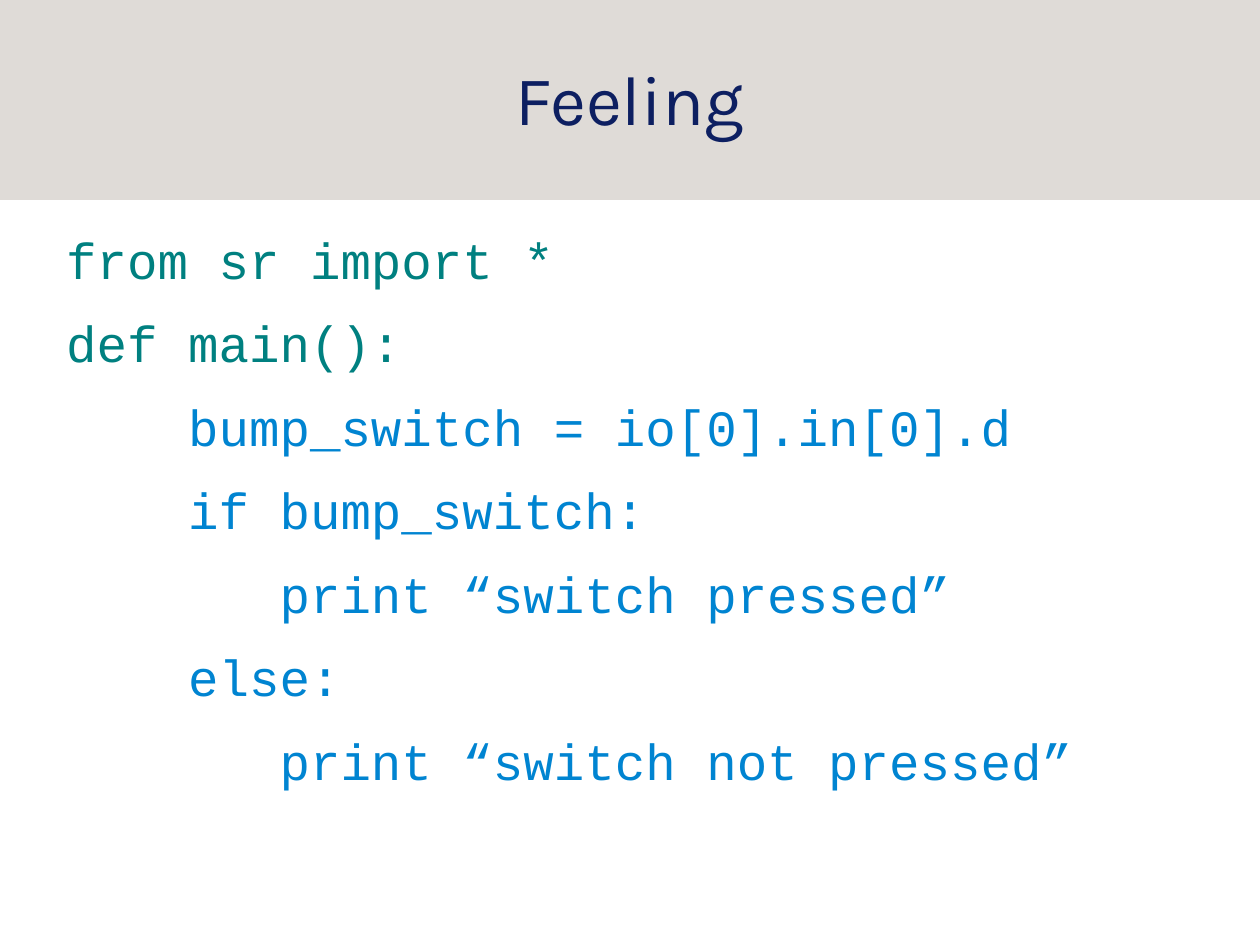
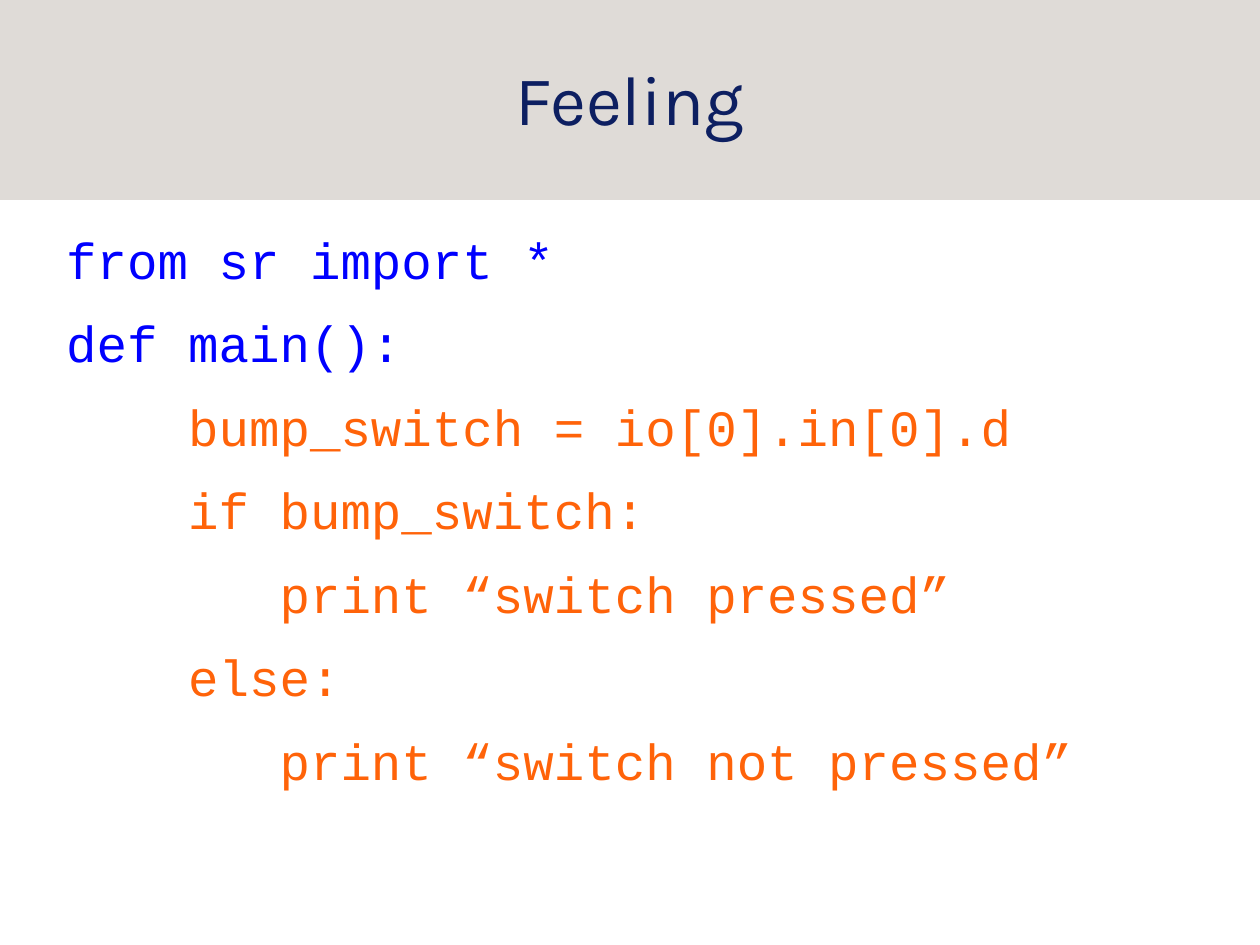
Before and after one commit to srobo-legacy/kickstart-presentations, a slide deck: slide 27 of programming.odp (slide 24 before the commit). Drawn at 1260x945 pixels with LibreOffice and Linux fonts; fonts in the diff are those of the drawing; background and template pictures are left out. Boxes give left, top, right and bottom in pixels: in the first picture for what was removed or moved away, otherwise in the second. Text is boxed around its words. In the diff, an @@ line names an element or a change of style, - is before the commit and + after.

Commit message:
update slides after doing
change colours a little bit on code colouring slides, hope they proejct
better

add a few slides to talk about recipies as top down sets of instructions

add a slide to explain basics of code with examples

```diff
--- a/programming.odp
+++ b/programming.odp
@@ text "from sr import *" at <box>66,242,1072,791</box>: text colour #008080 to #0000FF in "from sr import *", "def main():"; text colour #0084D1 to #FF6309 in "bump_switch = io[0].in[0].d", "if bump_switch:", "print “switch pressed”", "else:" and 1 more places @@
```
Also in this commit, not shown: 2 other slides changed, 3 slides added.
